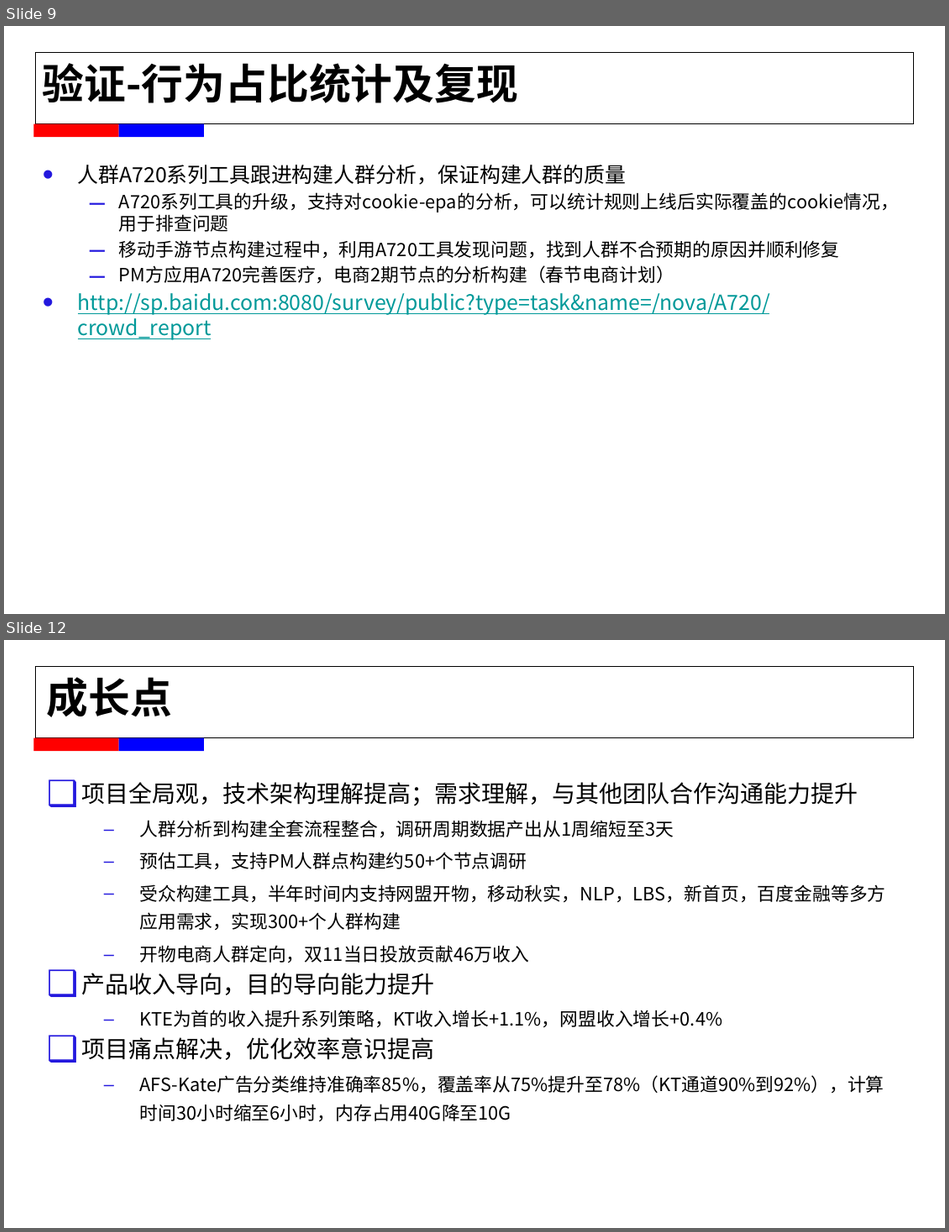
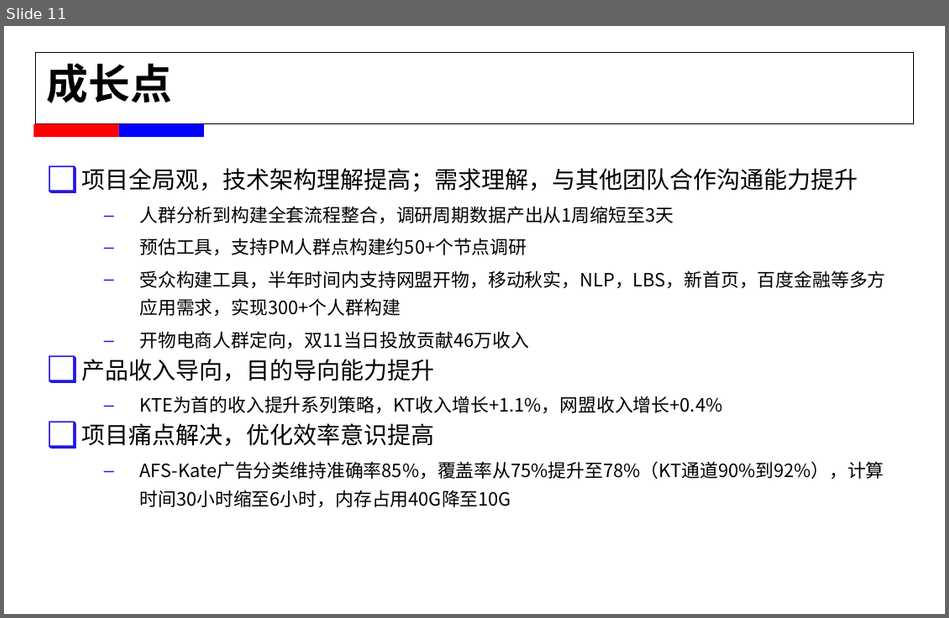
Before and after one commit to alexxyjiang/baidu-tech-report, a slide deck: For T5/蒋学渊_2015年春工作述职.pptx. Shown one above the other, each under a label of ours: slides 9 and 12 before the commit, slide 11 after it; the slides between them are not shown. The pictures are 949x1232 and 949x618 pixels, drawn with LibreOffice and Linux fonts; fonts in the diff are those of the drawing; background and template pictures are left out. Boxes give left, top, right and bottom in pixels: in the first picture for what was removed or moved away, otherwise in the second. Text is boxed around its words. In the diff, an @@ line names an element or a change of style, - is before the commit and + after.

```diff
--- a/For T5/蒋学渊_2015年春工作述职.pptx
+++ b/For T5/蒋学渊_2015年春工作述职.pptx
@@ slide 9 removed at (4, 26, 945, 614), background #FFFFFF; not listed: 4 template elements that a slide beside it also shows @@
@@ text removed at (43, 63, 518, 103) @@
-验证-行为占比统计及复现
@@ text removed at (78, 165, 899, 340) @@
-• 人群A720系列工具跟进构建人群分析，保证构建人群的质量
-  – A720系列工具的升级，支持对cookie-epa的分析，可以统计规则上线后实际覆盖的cookie情况，用于排查问题
-  – 移动手游节点构建过程中，利用A720工具发现问题，找到人群不合预期的原因并顺利修复
-  – PM方应用A720完善医疗，电商2期节点的分析构建（春节电商计划）
-• http://sp.baidu.com:8080/survey/public?type=task&name=/nova/A720/crowd_report
@@ what was slide 12 is now slide 11 @@
```
Also in this commit, not shown: 8 slides changed, 2 slides added, 2 other slides removed, 2 other files.
